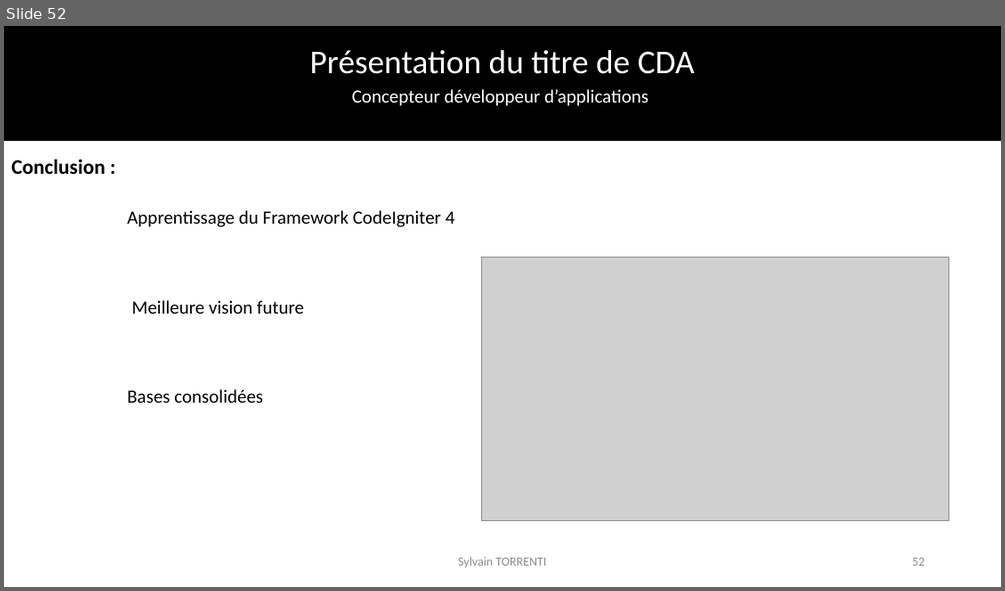
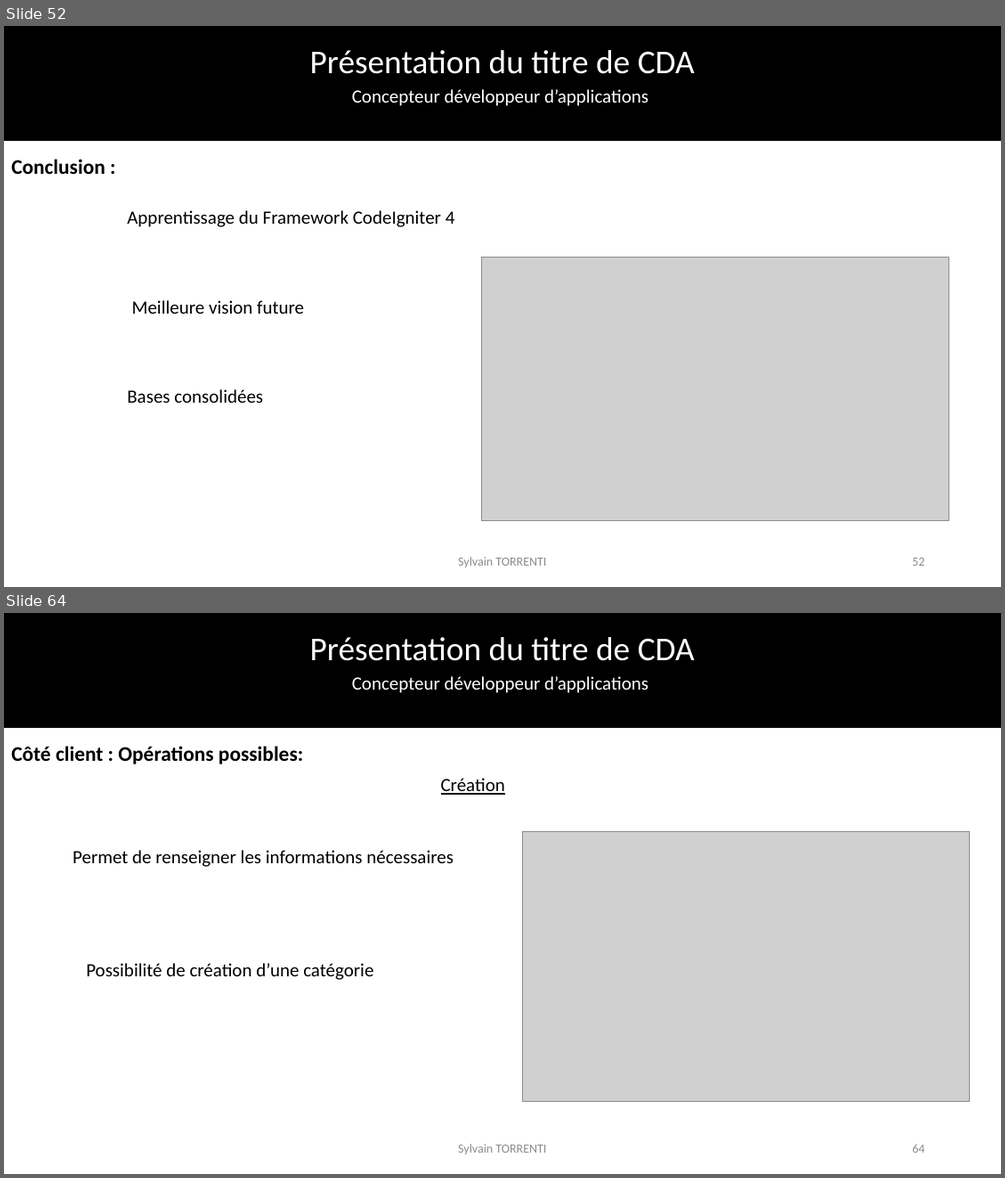
Before and after one commit to SylvainTorrenti/PERSO-Dossier-Projet, a slide deck: Presentation examen final.pptx. Shown one above the other, each under a label of ours: slide 52 before the commit, slides 52 and 64 after it; the slides between them are not shown. The pictures are 1005x591 and 1005x1178 pixels, drawn with LibreOffice and Linux fonts; fonts in the diff are those of the drawing; grey boxes stand for pictures; background and template pictures are left out. Boxes give left, top, right and bottom in pixels: in the first picture for what was removed or moved away, otherwise in the second. Text is boxed around its words. In the diff, an @@ line names an element or a change of style, - is before the commit and + after.

```diff
--- a/Presentation examen final.pptx
+++ b/Presentation examen final.pptx
@@ slide 64 added at <box>4,613,1001,1174</box>, background #FFFFFF; not listed: 3 template elements that a slide beside it also shows @@
@@ text added at <box>11,746,303,764</box>, 20 pt, text #000000, bold @@
+Côté client : Opérations possibles:
@@ text added at <box>441,778,505,795</box>, 18 pt, text #000000, underline @@
+Création
@@ text added at <box>73,850,453,867</box>, 18 pt, text #000000 @@
+Permet de renseigner les informations nécessaires
@@ picture added at <box>523,831,970,1102</box> @@
@@ text added at <box>86,963,373,980</box>, 18 pt, text #000000 @@
+Possibilité de création d’une catégorie
@@ text added at <box>458,1143,546,1154</box>, 12 pt, text #8C8C8C @@
+Sylvain TORRENTI
@@ page number added at <box>912,1144,924,1152</box>, 12 pt, text #8C8C8C @@
+64
```
Also in this commit, not shown: 34 slides changed, 35 other slides added, 1 slide removed, 6 other files.
